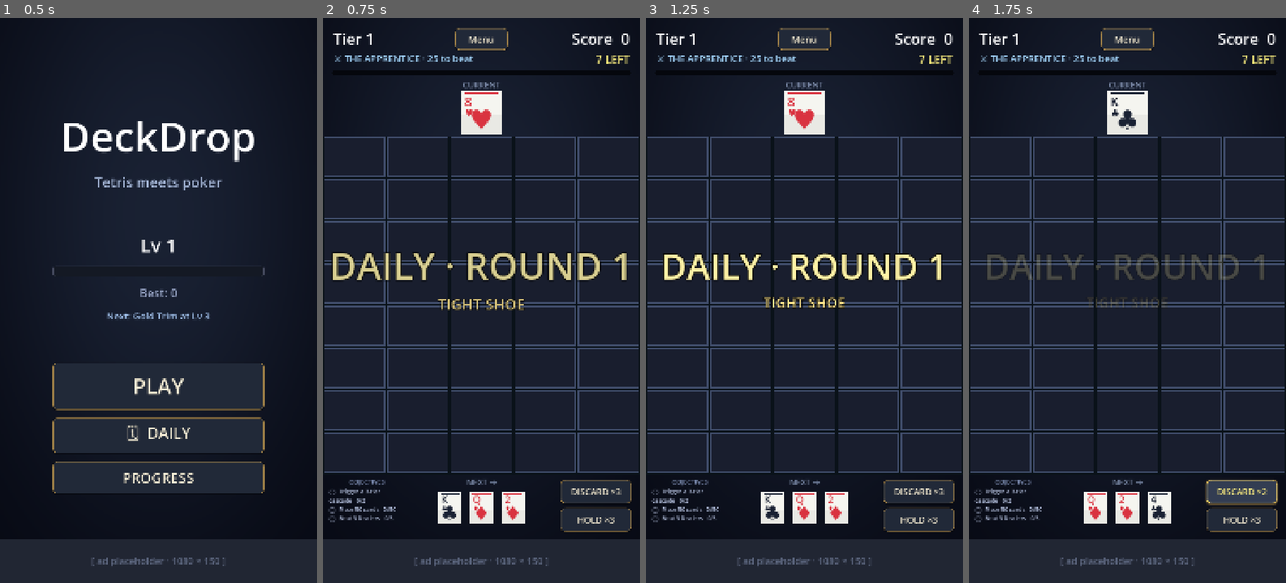
Above: before the commit, frames 1-4 (left to right).
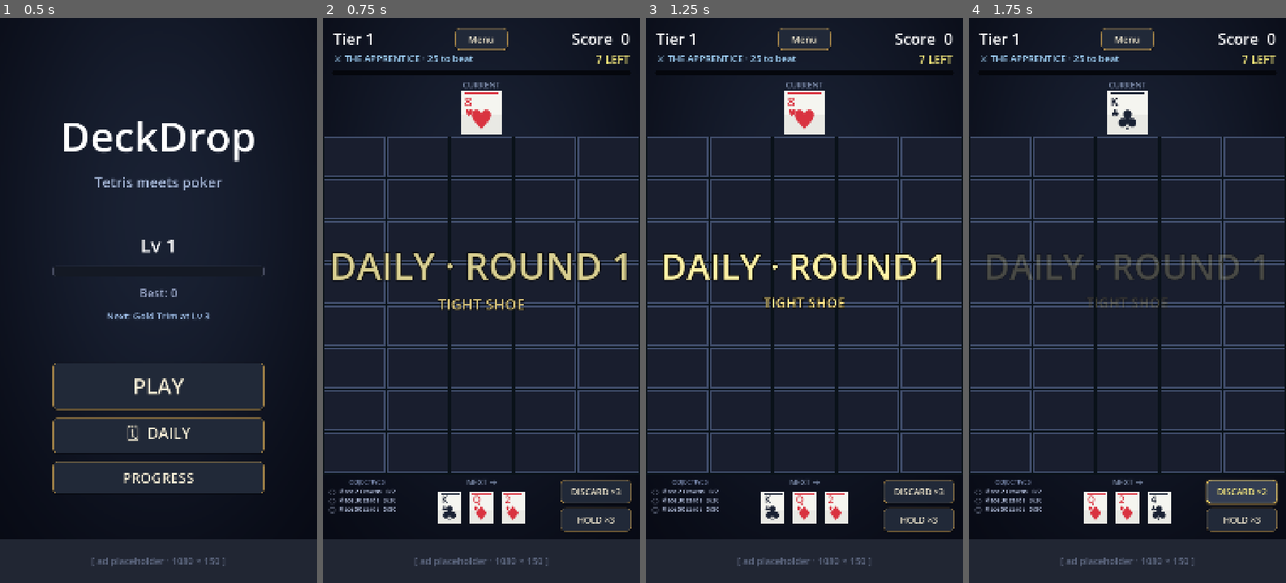
Above: after the commit, the same moments.

Repository: KrisCagle/Godot-CardStack
Game: Godot game, scene res://scenes/Title.tscn
Two runs of this game, one before a commit and one after it. Both use one fixed random seed, a clock stepped at 60 frames per second and the inputs below.
Inputs:
- Up to frame 1 (0.5 s): no input
- Up to frame 2 (0.75 s): click "🗓 DAILY" at 0.5 s
- Up to frame 3 (1.25 s): no input
- Up to frame 4 (1.75 s): click "DISCARD ×3" at 1.25 s

Frame 1 is identical in both runs. In frame 2, 0.4% of the frame differs, in the area x 1-23%, y 83-90%; in frame 3, 0.4%; in frame 4, 0.4%.

Commit message:
Add 2 new bosses + 6 new objectives + hook the new specials/perks
Bosses
------
The Whale (T5) becomes a boss with rule no_columns — column-bottom-5
scoring is disabled for that round; rows and diagonals still count.
The Boss (T8) becomes a boss with rule high_only — only hands of
Flush or better count toward beating the dealer (lower hands still
score, they just don't advance _round_best_score). Both rule names
plug into existing actionable-groups filter and round-best gate; the
_apply_boss_rule / _clear_boss_rule lifecycle handles them with no
extra state.

Objectives
----------
Six new entries in objectives.gd POOL:
  anchor_count   — Place 3 Anchors    +150 XP
  flare_count    — Place 2 Flares     +200 XP
  crown_count    — Place 2 Crowns     +150 XP
  shuffle_use    — Use a Shuffle      +100 XP
  wave_use       — Use a Sweep        +100 XP
  perks_picked   — Pick 5 perks       +250 XP

Hooks added in game.gd:
  _on_placement_recorded — branches per kind (is_anchor / is_flare /
                           is_crown / is_sweep / is_shuffle) call the
                           matching _update_objective(...)
  _apply_perk            — perks_picked counter at the top of the
                           function so every pick counts, regardless
                           of which perk was chosen

POOL is now 22 entries, drawing 3 per run. New specials and the perk
shop both have visible progress tracks now.

Diff:
--- a/DeckDrop/scripts/dealer.gd
+++ b/DeckDrop/scripts/dealer.gd
@@ -34,6 +34,7 @@
 		"id": "whale", "name": "The Whale",
 		"score": 360,  "color": Color(0.45, 0.85, 1.00),
 		"description": "Plays big — pays bigger",
+		"is_boss": true, "rule_id": "no_columns", "rule_text": "Columns don't score",
 	},
 	{
 		"id": "cheat", "name": "The Cheat",
@@ -50,6 +51,7 @@
 		"id": "boss", "name": "The Boss",
 		"score": 950,  "color": Color(1.00, 0.45, 0.55),
 		"description": "House never loses",
+		"is_boss": true, "rule_id": "high_only", "rule_text": "Only Flush+ counts",
 	},
 	{
 		"id": "ace", "name": "The Ace",
--- a/DeckDrop/scripts/game.gd
+++ b/DeckDrop/scripts/game.gd
@@ -356,6 +356,9 @@
 		for g in groups:
 			if _boss_rule == "no_rows" and String(g.get("axis", "")) == "row":
 				continue
+			# Boss: The Whale — columns don't score or clear this round.
+			if _boss_rule == "no_columns" and String(g.get("axis", "")) == "column":
+				continue
 			var has_clearable := false
 			for cell in g.cells:
 				var pc: Card = playfield.card_at(cell.x, cell.y)
@@ -435,9 +438,17 @@
 			if earned > _best_hand_score:
 				_best_hand_score = earned
 				_best_hand_name = String(g.name)
-			# Boss: The Legend — only Trips+ count toward beating the dealer.
-			var counts_for_round_best: bool = (_boss_rule != "royal_only"
-				or int(g.get("rank", 0)) >= HandEvaluator.HandRank.THREE_OF_A_KIND)
+			# Boss rules that gate what counts toward beating the round:
+			#   royal_only — only Three of a Kind+ count (The Legend).
+			#   high_only  — only Flush+ count (The Boss).
+			# Hands below the threshold still score normally; they just don't
+			# advance _round_best_score against the dealer.
+			var rank_int: int = int(g.get("rank", 0))
+			var counts_for_round_best := true
+			if _boss_rule == "royal_only" and rank_int < HandEvaluator.HandRank.THREE_OF_A_KIND:
+				counts_for_round_best = false
+			elif _boss_rule == "high_only" and rank_int < HandEvaluator.HandRank.FLUSH:
+				counts_for_round_best = false
 			if counts_for_round_best and earned > _round_best_score:
 				_round_best_score = earned
 			_hands_seen_this_run[String(g.name)] = int(_hands_seen_this_run.get(g.name, 0)) + 1
@@ -1010,12 +1021,25 @@
 	_run_placements += 1
 	SaveData.increment_stat("total_cards_placed")
 	_update_objective("placements", 1)
-	if placed != null and placed.is_joker:
+	if placed == null:
+		return
+	if placed.is_joker:
 		SaveData.increment_stat("total_jokers_played")
 		_update_objective("jokers_placed", 1)
-	if placed != null and placed.is_bomb:
+	if placed.is_bomb:
 		SaveData.increment_stat("total_bombs_played")
 		_update_objective("bombs_detonated", 1)
+	# Objective hooks for the rest of the special pool.
+	if placed.is_anchor:
+		_update_objective("anchors_placed", 1)
+	if placed.is_flare:
+		_update_objective("flares_placed", 1)
+	if placed.is_crown:
+		_update_objective("crowns_placed", 1)
+	if placed.is_sweep:
+		_update_objective("waves_used", 1)
+	if placed.is_shuffle:
+		_update_objective("shuffles_used", 1)
 
 
 # Centralized combo update so the bomb and normal-placement paths share rules.
@@ -1205,6 +1229,7 @@
 	var id: String = String(perk.get("id", ""))
 	Sfx.play("win")
 	print("[perk] applied: %s" % id)
+	_update_objective("perks_picked", 1)
 	match id:
 		"discard_master":
 			_discards_remaining = mini(_discards_remaining + 2, 5)
--- a/DeckDrop/scripts/objectives.gd
+++ b/DeckDrop/scripts/objectives.gd
@@ -12,6 +12,12 @@
 ##   placements        — +1 per card placed
 ##   jokers_placed     — +1 per Joker placed
 ##   bombs_detonated   — +1 per Bomb detonated
+##   anchors_placed    — +1 per Anchor placed
+##   flares_placed     — +1 per Flare placed
+##   crowns_placed     — +1 per Crown placed
+##   waves_used        — +1 per Sweep used
+##   shuffles_used     — +1 per Shuffle used
+##   perks_picked      — +1 per perk picked from the shop
 
 const POOL := [
 	{"id": "flush_one",      "name": "Score a Flush",            "type": "hand_count", "target_name": "Flush",            "target": 1,    "xp": 100},
@@ -30,6 +36,12 @@
 	{"id": "joker_use",      "name": "Place a Joker",            "type": "jokers_placed",                                 "target": 1,    "xp": 100},
 	{"id": "bomb_use",       "name": "Detonate a Bomb",          "type": "bombs_detonated",                               "target": 1,    "xp": 100},
 	{"id": "cascade_3",      "name": "Trigger a 3-tier cascade", "type": "max_cascade",                                   "target": 3,    "xp": 250},
+	{"id": "anchor_count",   "name": "Place 3 Anchors",          "type": "anchors_placed",                                "target": 3,    "xp": 150},
+	{"id": "flare_count",    "name": "Place 2 Flares",           "type": "flares_placed",                                 "target": 2,    "xp": 200},
+	{"id": "crown_count",    "name": "Place 2 Crowns",           "type": "crowns_placed",                                 "target": 2,    "xp": 150},
+	{"id": "shuffle_use",    "name": "Use a Shuffle",            "type": "shuffles_used",                                 "target": 1,    "xp": 100},
+	{"id": "wave_use",       "name": "Use a Sweep",              "type": "waves_used",                                    "target": 1,    "xp": 100},
+	{"id": "perks_picked",   "name": "Pick 5 perks",             "type": "perks_picked",                                  "target": 5,    "xp": 250},
 ]
 
 
